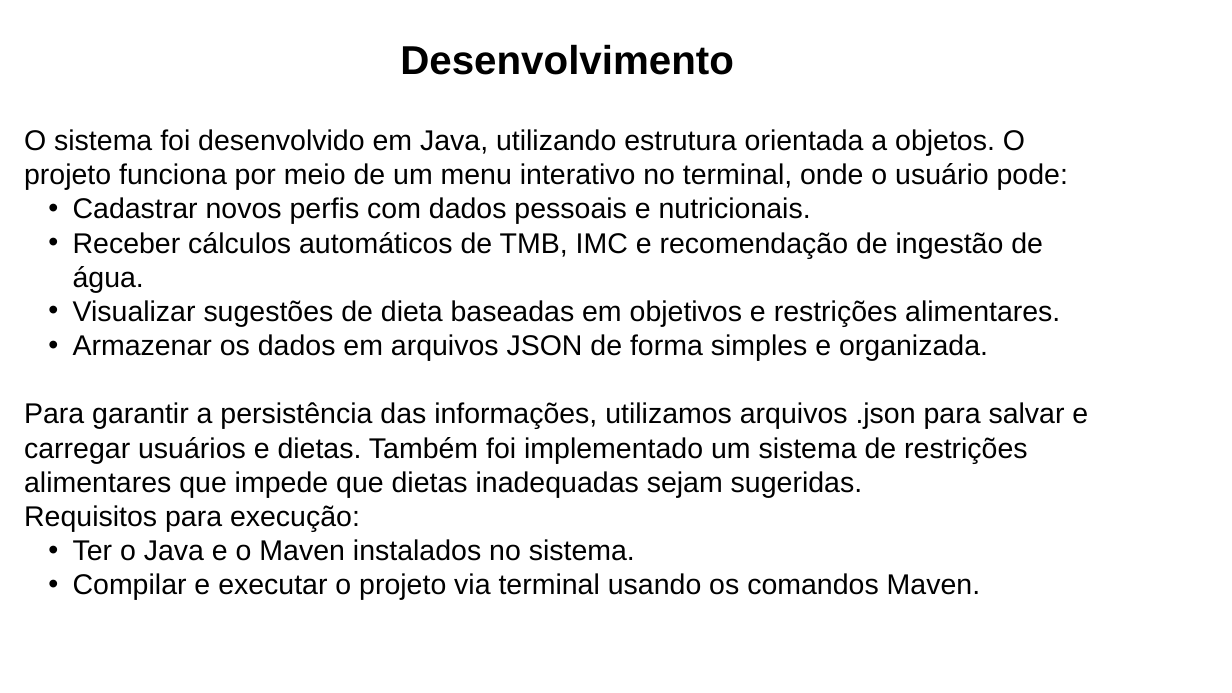
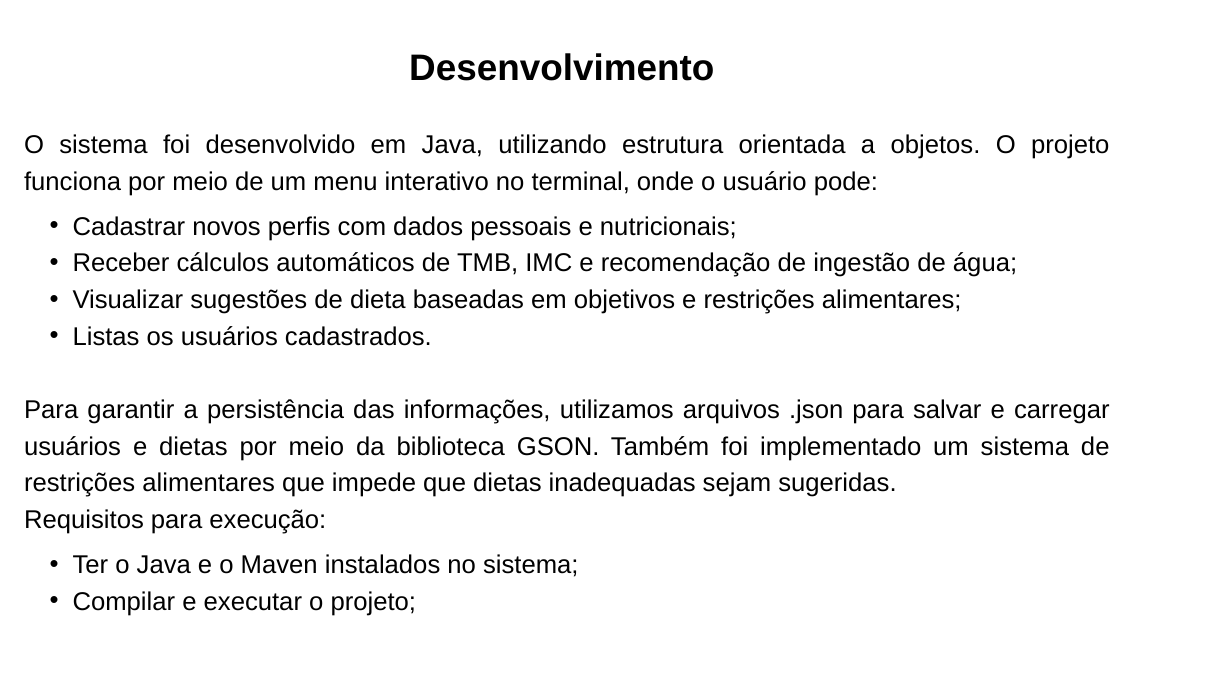
Before and after one commit to NutriFacil-A3/NutriFacil, a slide deck: slide 6 of slides/SlidesNutriFacil.pptx (slide 7 before the commit). Drawn at 1232x693 pixels with LibreOffice and Linux fonts; fonts in the diff are those of the drawing; background and template pictures are left out. Boxes give left, top, right and bottom in pixels: in the first picture for what was removed or moved away, otherwise in the second. Text is boxed around its words. In the diff, an @@ line names an element or a change of style, - is before the commit and + after.

Commit message:
docs: Formatando doc e adicionando em .pdf

```diff
--- a/slides/SlidesNutriFacil.pptx
+++ b/slides/SlidesNutriFacil.pptx
@@ text "Desenvolvimento" at <box>409,53,714,81</box>: size 47.1 to 43.1 pt; line spacing 56.6pt to 1.2 @@
@@ text at <box>24,134,1109,534</box>: size 33.3 to 30 pt in "O sistema foi desenvolvido em Java, utilizando ...", "Requisitos para execução:"; alignment left to justified; line spacing 40pt to 1.2 @@
@@ text at <box>24,216,1110,497</box>: text changed; size 33.3 to 30 pt @@
-  • Cadastrar novos perfis com dados pessoais e nutricionais.
-  • Receber cálculos automáticos de TMB, IMC e recomendação de ingestão de água.
-  • Visualizar sugestões de dieta baseadas em objetivos e restrições alimentares.
-  • Armazenar os dados em arquivos JSON de forma simples e organizada.
-Para garantir a persistência das informações, utilizamos arquivos .json para salvar e carregar usuários e dietas. Também foi implementado um sistema de restrições alimentares que impede que dietas inadequadas sejam sugeridas.
+  • Cadastrar novos perfis com dados pessoais e nutricionais;
+  • Receber cálculos automáticos de TMB, IMC e recomendação de ingestão de água;
+  • Visualizar sugestões de dieta baseadas em objetivos e restrições alimentares;
+  • Listas os usuários cadastrados.
+Para garantir a persistência das informações, utilizamos arquivos .json para salvar e carregar usuários e dietas por meio da biblioteca GSON. Também foi implementado um sistema de restrições alimentares que impede que dietas inadequadas sejam sugeridas.
@@ text at <box>73,554,578,616</box>: text changed; size 33.3 to 30 pt @@
-  • Ter o Java e o Maven instalados no sistema.
-  • Compilar e executar o projeto via terminal usando os comandos Maven.
+  • Ter o Java e o Maven instalados no sistema;
+  • Compilar e executar o projeto;
```
Also in this commit, not shown: 6 other slides changed, 4 slides added, 3 slides removed, 1 other file.
